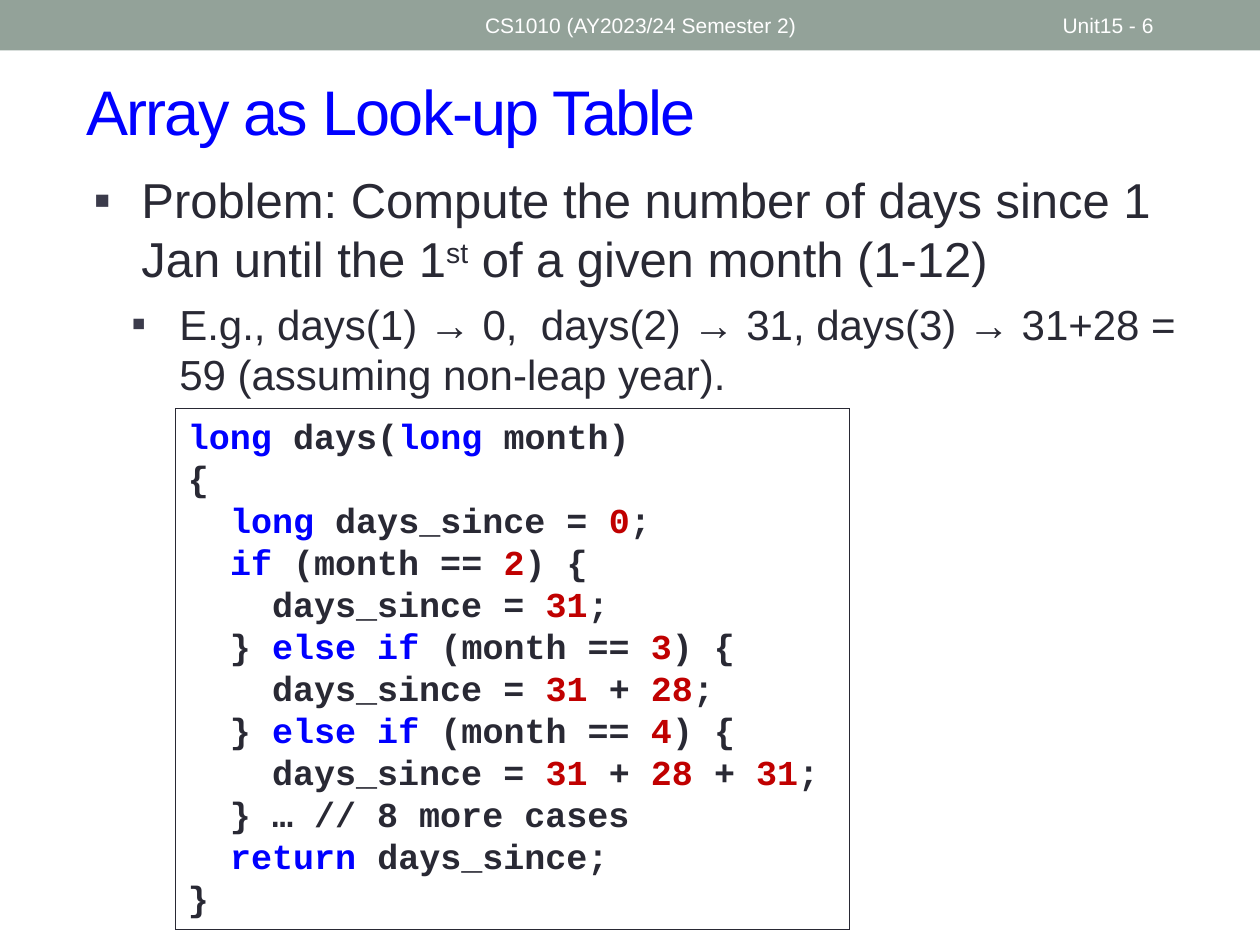
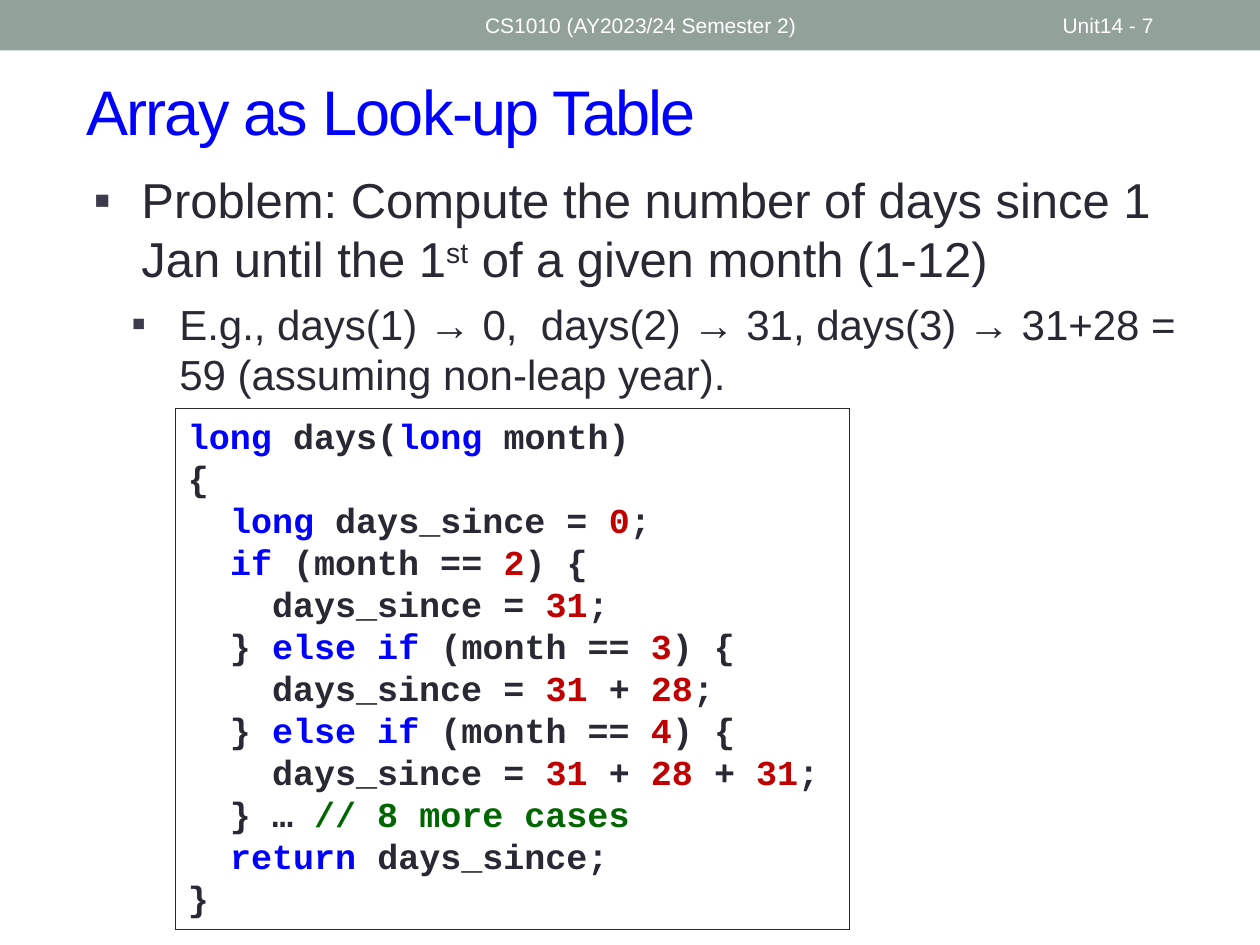
Before and after one commit to nus-cs1010-2425-s2/website, a slide deck: slide 7 of slides/Unit14_Fixed-length Array.pptx (slide 6 before the commit). Drawn at 1260x945 pixels with LibreOffice and Linux fonts; fonts in the diff are those of the drawing. Boxes give left, top, right and bottom in pixels: in the first picture for what was removed or moved away, otherwise in the second. Text is boxed around its words. In the diff, an @@ line names an element or a change of style, - is before the commit and + after.

```diff
--- a/slides/Unit14_Fixed-length Array.pptx
+++ b/slides/Unit14_Fixed-length Array.pptx
@@ page number at [1063,18,1154,33]: text changed @@
-Unit15 - 6
+Unit14 - 7
@@ text in rectangle at [377,803,629,828]: text colour #292934 to #006600 in "// 8 more cases" @@
```
Also in this commit, not shown: 2 other slides changed, 1 slide added, 1 slide removed, 4 other files.
